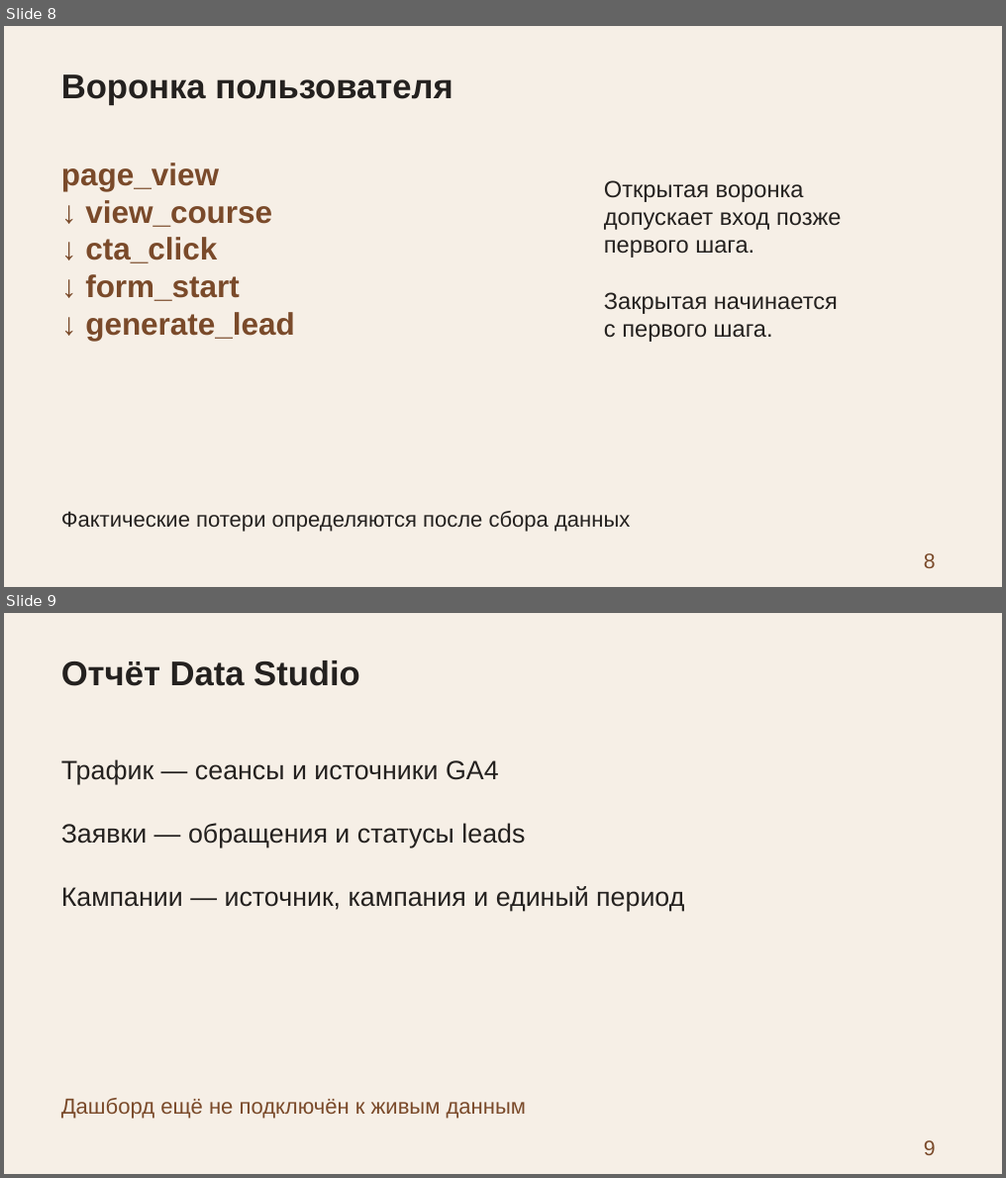
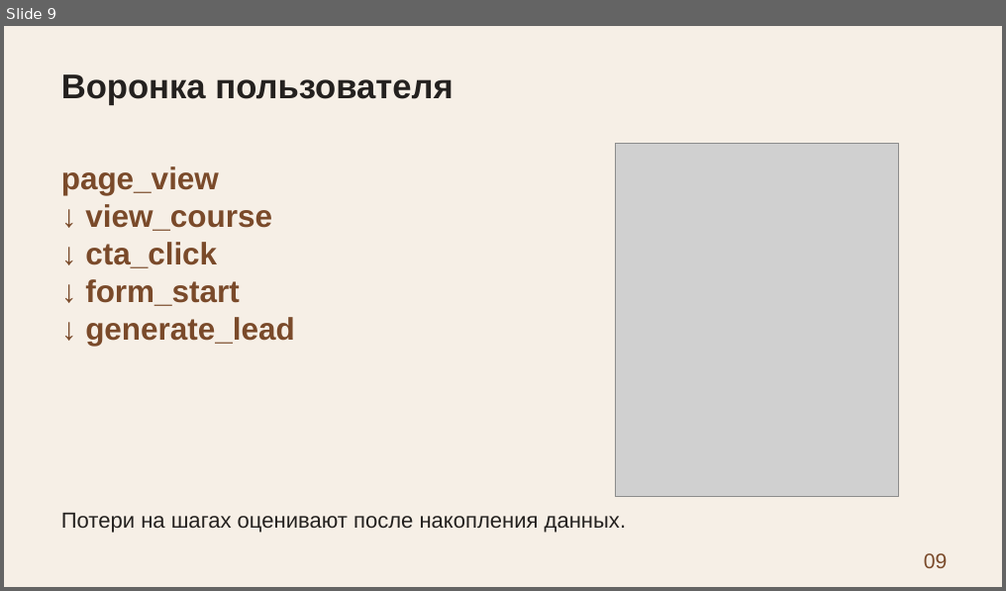
Before and after one commit to 4youmans/funnel-project, a slide deck: kursovaya_rabota/zerno7/presentation/zashchita.pptx. Shown one above the other, each under a label of ours: slides 8 and 9 before the commit, slide 9 after it. The pictures are 1006x1178 and 1006x591 pixels, drawn with LibreOffice and Linux fonts; fonts in the diff are those of the drawing; grey boxes stand for pictures. Boxes give left, top, right and bottom in pixels: in the first picture for what was removed or moved away, otherwise in the second. Text is boxed around its words. In the diff, an @@ line names an element or a change of style, - is before the commit and + after.

```diff
--- a/kursovaya_rabota/zerno7/presentation/zashchita.pptx
+++ b/kursovaya_rabota/zerno7/presentation/zashchita.pptx
@@ slide 9 removed at <box>4,613,1002,1174</box>, background #F6EFE6 @@
@@ text removed at <box>61,661,360,686</box> @@
-Отчёт Data Studio
@@ text removed at <box>61,760,684,912</box> @@
-Трафик — сеансы и источники GA4
-Заявки — обращения и статусы leads
-Кампании — источник, кампания и единый период
@@ text removed at <box>61,1098,526,1119</box> @@
-Дашборд ещё не подключён к живым данным
@@ text removed at <box>924,1141,936,1156</box> @@
-9
@@ what was slide 8 is now slide 9 @@
@@ slide 9 changed as well @@
@@ picture added at <box>616,143,899,497</box> @@
@@ text "page_view": place and size @@
-text "page_view" at <box>61,163,295,341</box>
+text "page_view" at <box>61,167,295,346</box>
@@ text removed at <box>604,180,842,342</box> @@
-Открытая воронка
-допускает вход позже
-первого шага.
-Закрытая начинается
-с первого шага.
@@ text at <box>61,513,626,533</box>: text changed @@
-Фактические потери определяются после сбора данных
+Потери на шагах оценивают после накопления данных.
@@ text at <box>924,554,947,569</box>: text changed @@
-8
+09
```
Also in this commit, not shown: 2 other slides changed, 11 slides added, 8 other slides removed, 1 other file.
